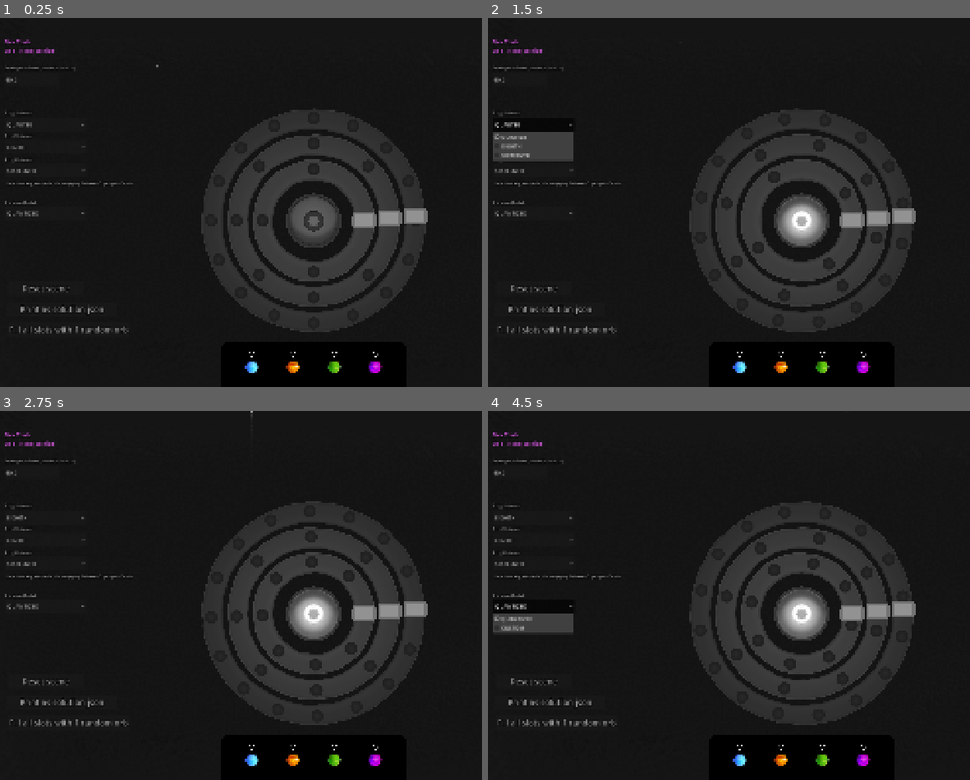
Above: before the commit, frames 1-4 (two rows, left to right).
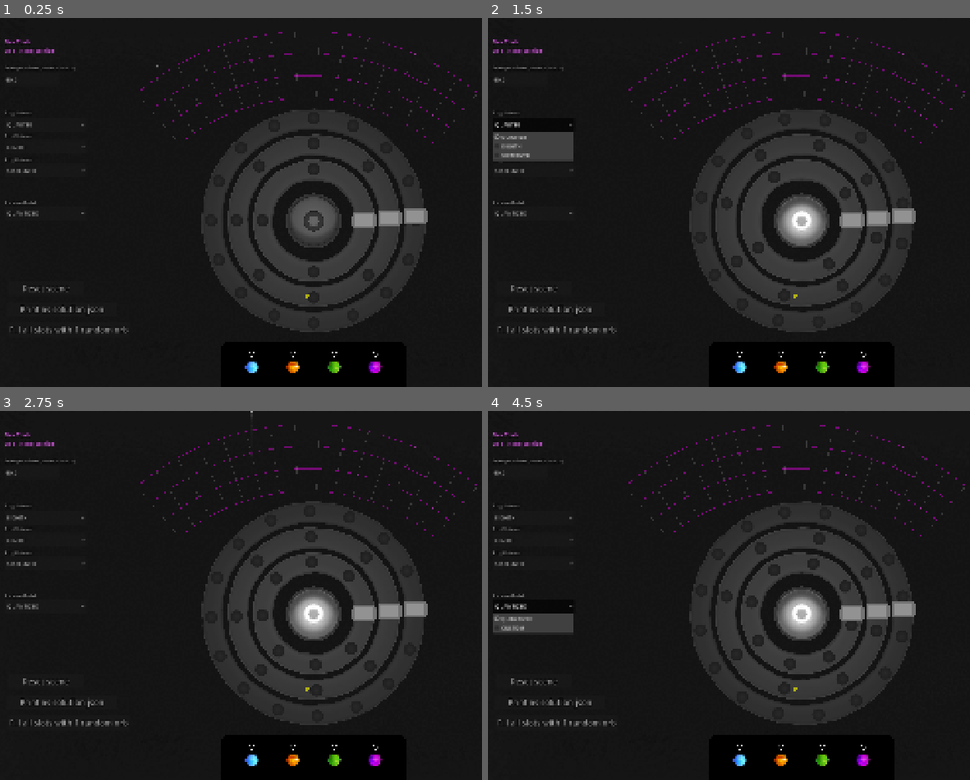
Above: after the commit, the same moments.

Repository: Senzameta-Games/igcc-jam-2026
Game: Godot game, scene res://core/main.tscn
Two runs of this game, one before a commit and one after it. Both use one fixed random seed, a clock stepped at 60 frames per second and the inputs below.
Inputs (mouse positions are in pixels of both pictures, inside the frame that each line leads up to):
- Up to frame 1 (0.25 s): no input
- Up to frame 2 (1.5 s): click (801, 220) at 0.5 s; click "QUARTER" at 1.25 s
- Up to frame 3 (2.75 s): click "EIGHTH" at 2 s
- Up to frame 4 (4.5 s): click "EIGHTH" at 2.75 s; click "SIXTEENTH" at 3.5 s; click "QUANTIZED" at 4.25 s

The runs differ from the first frame. In frame 1, 0.7% of the frame differs, in the area x 1-99%, y 3-76%; in frame 2, 0.7%; in frame 3, 0.7%; in frame 4, 0.7%.

Commit message:
Debug grid + deprecated debug label

Diff:
--- a/core/entities/piano_roll/piano_roll.gd
+++ b/core/entities/piano_roll/piano_roll.gd
@@ -16,14 +16,24 @@
 @export var fan_origin: Vector2 = Vector2(512.0, 800.0)
 @export var playhead_lerp_speed: float = 18.0
 
+## Number of rows to preview in editor (since notes are populated at runtime).
+@export var debug_row_count: int = 4
+
 @onready var _dots_container: Control = $Dots
 @onready var _playhead: Control = $Playhead
 
 const TICKS: int = 16
 const ARRIVAL_SCALE: float = 0.5
 
+const _DEBUG_ARC_COLOR: Color = Color(1.0, 0.0, 1.0, 0.4)
+const _DEBUG_RADIAL_COLOR: Color = Color(1.0, 1.0, 1.0, 0.15)
+const _DEBUG_ORIGIN_COLOR: Color = Color(1.0, 1.0, 0.0, 0.6)
+const _DEBUG_ARC_SEGMENTS: int = 48
+
+## Ordered high to low — index 0 is highest pitch, index N-1 is lowest.
 var notes: Array[Orb.OrbType] = []
 
+## Sparse map of placed dots: key = tick * 100 + note_row, value = Sprite2D node.
 var _dots: Dictionary = {}
 
 var _playhead_target_tick: float = 0.0
@@ -33,11 +43,13 @@
 	Playback.tick_advanced.connect(_on_tick_advanced)
 	Playback.stopped.connect(_on_playback_stopped)
 
+## Called by Sequencer after tray is available. Must be called before first use.
 func setup(tray: Tray) -> void:
 	notes = tray.get_unique_orbs()
 	_playhead_current_tick = 0.0
 	_playhead_target_tick = 0.0
 	_update_playhead(_playhead_current_tick)
+	queue_redraw()
 
 func _process(delta: float) -> void:
 	if _playhead == null:
@@ -45,12 +57,14 @@
 	_playhead_current_tick = lerpf(_playhead_current_tick, _playhead_target_tick, playhead_lerp_speed * delta)
 	_update_playhead(_playhead_current_tick)
 
+## Returns the global position of the center of the cell at (tick, orb_id).
 func get_cell_position(tick: int, orb_id: Orb.OrbType) -> Vector2:
 	var note_row: int = notes.find(orb_id)
 	if note_row == -1:
 		return global_position
 	return global_position + _cell_pos(tick, note_row)
 
+## Places a dot at (tick, orb_id). Called when an orb trail arrives.
 func receive_orb(orb_id: Orb.OrbType, texture: Texture2D, tick: int, measure_duration: float) -> void:
 	var note_row: int = notes.find(orb_id)
 	if note_row == -1:
@@ -88,27 +102,64 @@
 		(dot as Node).queue_free()
 	_dots.clear()
 
+## Moves the playhead to the radial line at a continuous tick position.
 func _update_playhead(tick: float) -> void:
 	if _playhead == null:
 		return
-	# Place playhead at the midpoint radius along the radial line for this tick
 	var angle_rad: float = _tick_angle_rad(tick)
 	var mid_radius: float = (fan_radius_inner + fan_radius_outer) * 0.5
 	_playhead.position = fan_origin + Vector2(cos(angle_rad), sin(angle_rad)) * mid_radius
 
+## Returns local position for a cell in fan/polar space.
 func _cell_pos(tick: int, note_row: int) -> Vector2:
 	var angle_rad: float = _tick_angle_rad(float(tick))
 	var radius: float = _note_radius(note_row)
 	return fan_origin + Vector2(cos(angle_rad), sin(angle_rad)) * radius
 
+## Converts a tick index (continuous) to a radial angle in radians.
+## Tick 0 = left edge, tick 15 = right edge. Arc points upward.
 func _tick_angle_rad(tick: float) -> float:
-	var t: float = tick / float(TICKS - 1)  # 0.0 to 1.0
+	var t: float = tick / float(TICKS - 1)
 	var angle_deg: float = -fan_angle_span * 0.5 + t * fan_angle_span
-	return deg_to_rad(angle_deg - 90.0)  # offset so 0deg points up
+	return deg_to_rad(angle_deg - 90.0)
 
+## Returns the radius for a given note row.
+## Row 0 (highest pitch) = outermost. Row N-1 (lowest pitch) = innermost.
 func _note_radius(note_row: int) -> float:
 	var t: float = float(note_row) / float(max(notes.size() - 1, 1))
 	return lerpf(fan_radius_outer, fan_radius_inner, t)
 
 func _cell_key(tick: int, note_row: int) -> int:
 	return tick * 100 + note_row
+
+# --- Debug draw ---
+
+func _draw() -> void:
+	var row_count: int = notes.size() if notes.size() > 0 else debug_row_count
+
+	# Concentric arcs — one per note row
+	for row: int in range(row_count):
+		var radius: float = lerpf(fan_radius_outer, fan_radius_inner,
+			float(row) / float(max(row_count - 1, 1)))
+		_draw_arc_segment(radius, _DEBUG_ARC_COLOR)
+
+	# Radial lines — one per tick
+	for tick: int in range(TICKS):
+		var angle_rad: float = _tick_angle_rad(float(tick))
+		var dir: Vector2 = Vector2(cos(angle_rad), sin(angle_rad))
+		var from: Vector2 = fan_origin + dir * fan_radius_inner
+		var to: Vector2 = fan_origin + dir * fan_radius_outer
+		draw_line(from, to, _DEBUG_RADIAL_COLOR, 1.0)
+
+	# Fan origin marker
+	draw_circle(fan_origin, 6.0, _DEBUG_ORIGIN_COLOR)
+
+func _draw_arc_segment(radius: float, color: Color) -> void:
+	var points: PackedVector2Array = []
+	for i: int in range(_DEBUG_ARC_SEGMENTS + 1):
+		var t: float = float(i) / float(_DEBUG_ARC_SEGMENTS)
+		var angle_deg: float = -fan_angle_span * 0.5 + t * fan_angle_span
+		var angle_rad: float = deg_to_rad(angle_deg - 90.0)
+		points.append(fan_origin + Vector2(cos(angle_rad), sin(angle_rad)) * radius)
+	for i: int in range(points.size() - 1):
+		draw_line(points[i], points[i + 1], color, 1.5)
--- a/core/entities/sequencer/sequencer.tscn
+++ b/core/entities/sequencer/sequencer.tscn
@@ -171,17 +171,6 @@
 offset_bottom = 467.0
 theme_override_colors/font_color = Color(0.70380783, 0.70380783, 0.70380783, 1)
 theme_override_constants/outline_size = 4
-
-[node name="Disclaimer" type="Label" parent="Tools" unique_id=1030698648]
-layout_mode = 0
-offset_left = 57.0
-offset_top = 476.0
-offset_right = 429.0
-offset_bottom = 499.0
-theme_override_colors/font_color = Color(0.70796657, 0.7079665, 0.7079665, 1)
-theme_override_constants/outline_size = 5
-theme_override_font_sizes/font_size = 12
-text = "It's not eating your orbs, it's swapping between 3 groups of slots"
 
 [node name="RotationModelLabel" type="Label" parent="Tools" unique_id=866710032]
 layout_mode = 0
Not shown, added: export_presets.cfg
